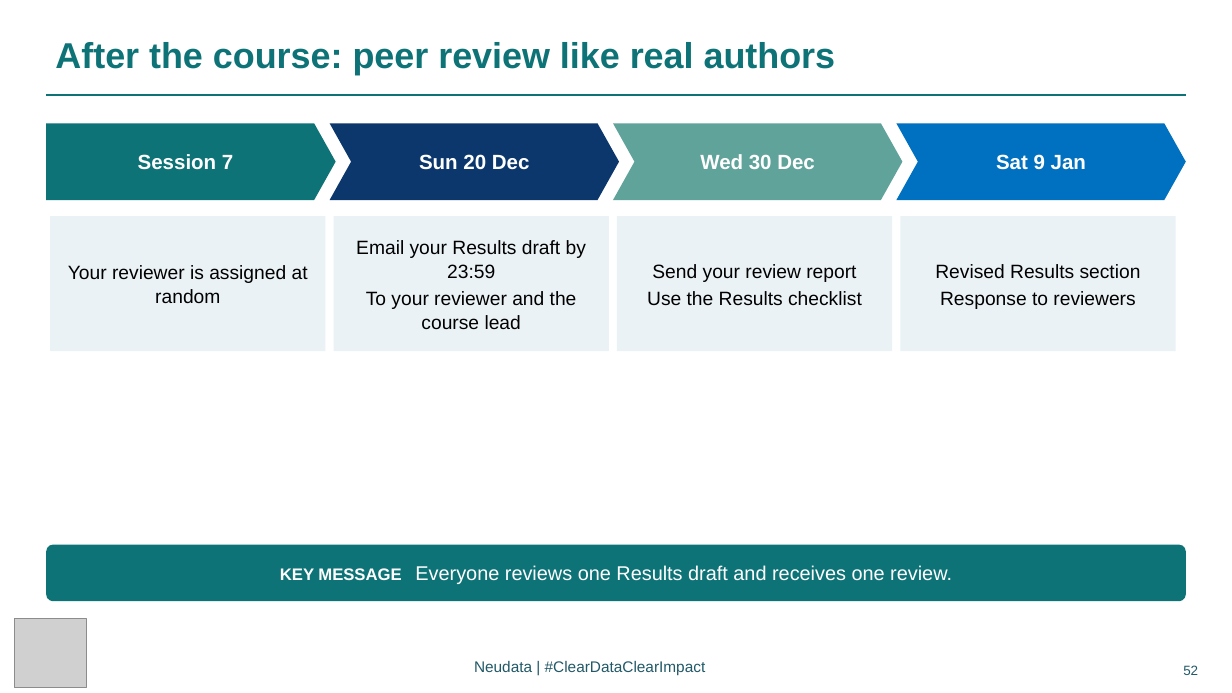
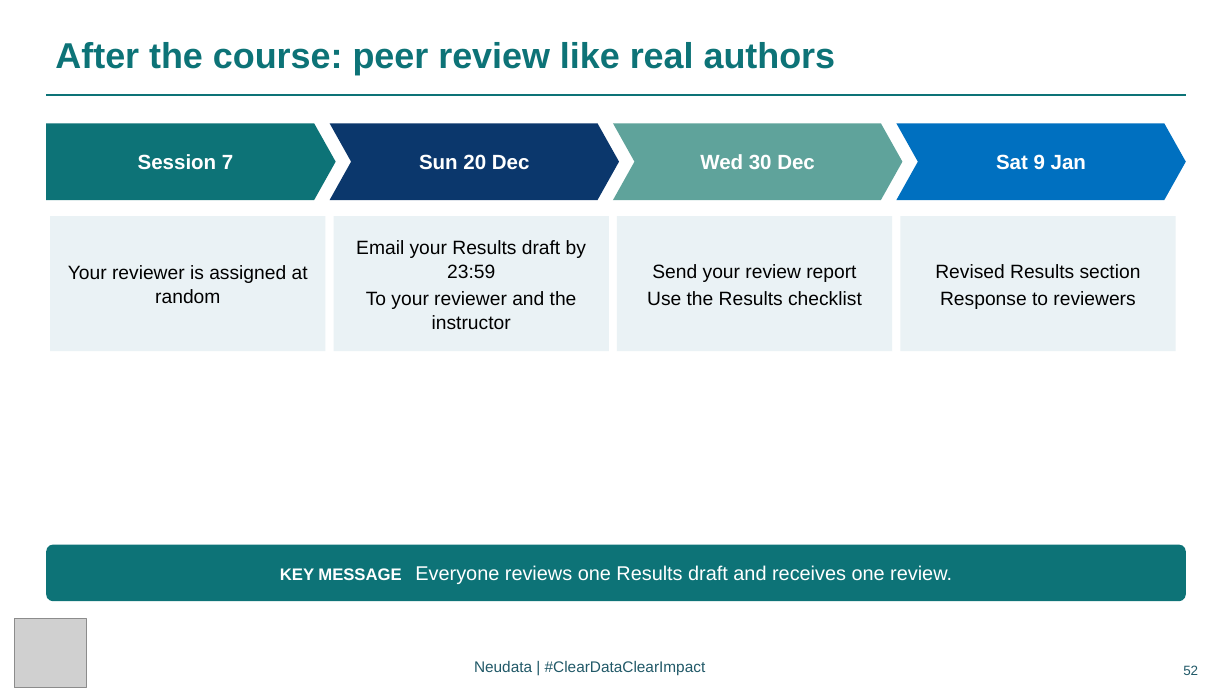
Before and after one commit to neu-data/FoundationsofClinicalResearch, a slide deck: slide 52 of en/files/slides/Session_8_EN.pptx. Drawn at 1232x693 pixels with LibreOffice and Linux fonts; fonts in the diff are those of the drawing; grey boxes stand for pictures. Boxes give left, top, right and bottom in pixels: in the first picture for what was removed or moved away, otherwise in the second. Text is boxed around its words. In the diff, an @@ line names an element or a change of style, - is before the commit and + after.

Commit message:
Rebuild: instructor wording in English, rubric and proposal brief follow-up

```diff
--- a/en/files/slides/Session_8_EN.pptx
+++ b/en/files/slides/Session_8_EN.pptx
@@ text in rectangle at (x1=366, y1=291, x2=577, y2=329): text changed @@
-To your reviewer and the course lead
+To your reviewer and the instructor
```
Also in this commit, not shown: 1 other slide changed, 37 other files.
